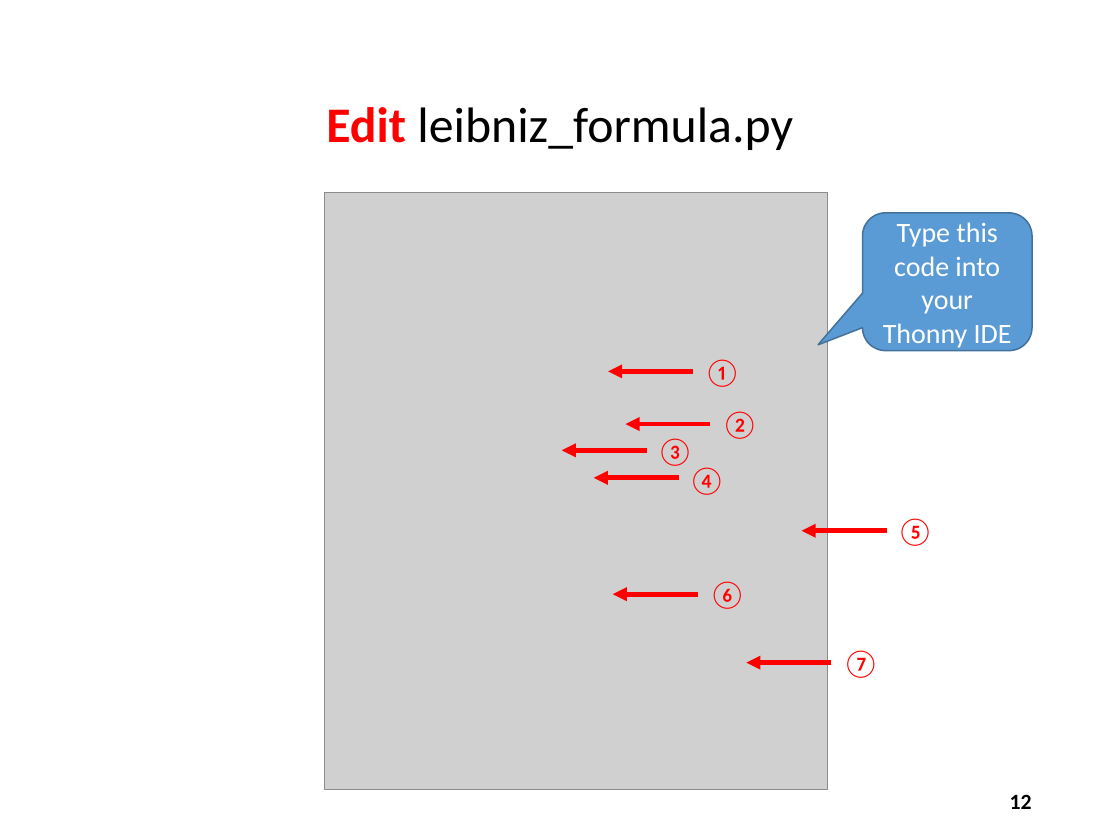
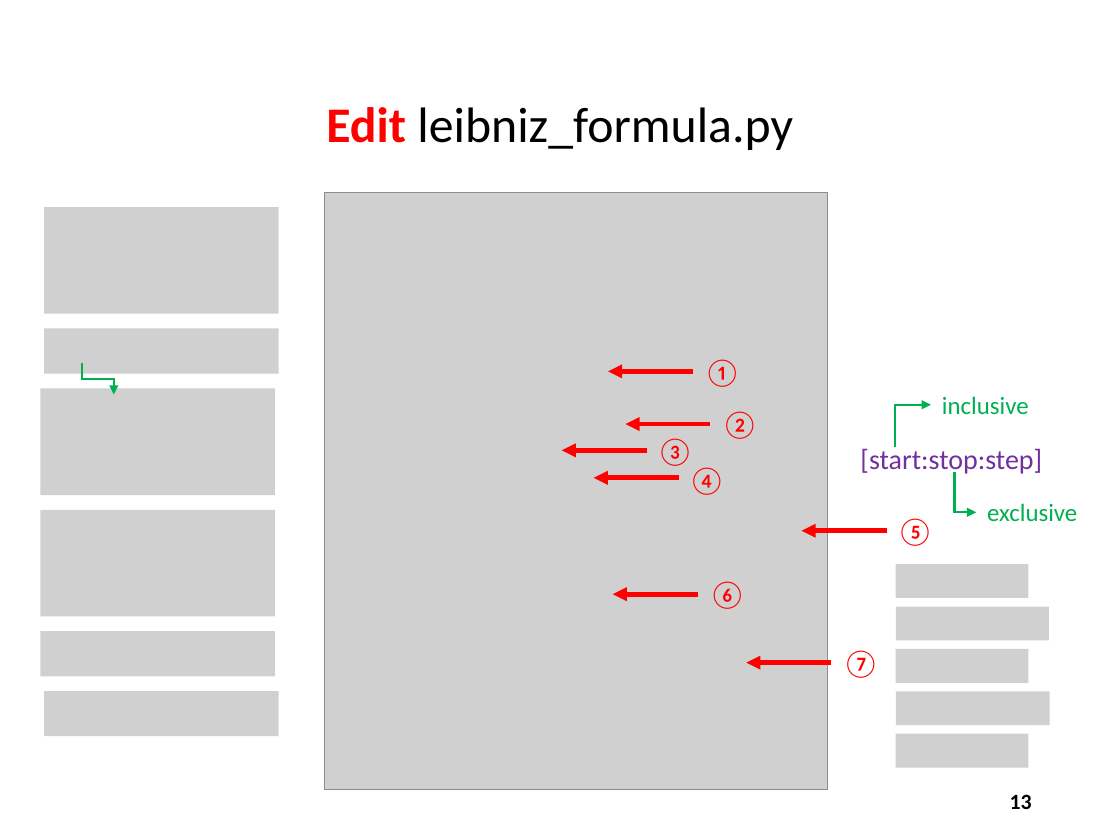
Before and after one commit to dbiersach/csi-spark-prep, a slide deck: slide 13 of slides/Session 04 - Computational Mathematics/Session 04 - Computational Mathematics.pptx (slide 12 before the commit). Drawn at 1120x840 pixels with LibreOffice and Linux fonts; fonts in the diff are those of the drawing; grey boxes stand for pictures. Boxes give left, top, right and bottom in pixels: in the first picture for what was removed or moved away, otherwise in the second. Text is boxed around its words. In the diff, an @@ line names an element or a change of style, - is before the commit and + after.

```diff
--- a/slides/Session 04 - Computational Mathematics/Session 04 - Computational Mathematics.pptx
+++ b/slides/Session 04 - Computational Mathematics/Session 04 - Computational Mathematics.pptx
@@ picture added at (x1=44, y1=207, x2=278, y2=314) @@
@@ rounded speech box removed at (x1=862, y1=213, x2=1032, y2=351) @@
-Type this code into your Thonny IDE
@@ picture added at (x1=44, y1=328, x2=278, y2=373) @@
@@ picture added at (x1=40, y1=389, x2=274, y2=495) @@
@@ elbow arrow added from (82, 364) to (114, 394), #00B050 1.5 pt @@
@@ elbow arrow added from (895, 447) to (931, 404), #00B050 1.5 pt @@
@@ text added at (x1=942, y1=396, x2=1029, y2=415), 16 pt, text #00B050 @@
+inclusive
@@ text added at (x1=860, y1=446, x2=1042, y2=476), 18 pt, text #7030A0 @@
+[start:stop:step]
@@ elbow arrow added from (954, 473) to (977, 512), #00B050 1.5 pt @@
@@ text added at (x1=987, y1=503, x2=1077, y2=521), 16 pt, text #00B050 @@
+exclusive
@@ picture added at (x1=40, y1=510, x2=274, y2=616) @@
@@ picture added at (x1=896, y1=564, x2=1028, y2=598) @@
@@ picture added at (x1=896, y1=607, x2=1049, y2=641) @@
@@ picture added at (x1=40, y1=632, x2=274, y2=676) @@
@@ picture added at (x1=896, y1=648, x2=1028, y2=682) @@
@@ picture added at (x1=44, y1=691, x2=278, y2=736) @@
@@ picture added at (x1=896, y1=691, x2=1049, y2=725) @@
@@ picture added at (x1=896, y1=734, x2=1028, y2=767) @@
@@ page number at (x1=1010, y1=794, x2=1032, y2=809): text changed @@
-12
+13
```
Also in this commit, not shown: 3 other slides changed, 3 slides added, 6 other files.
